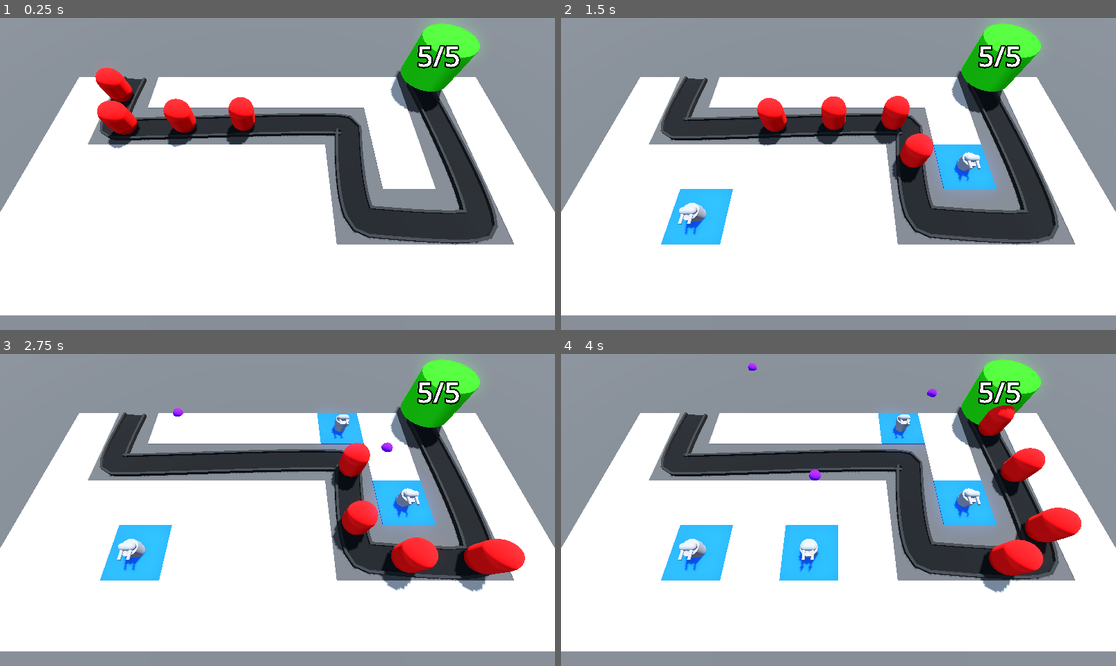
Above: before the commit, frames 1-4 (two rows, left to right).
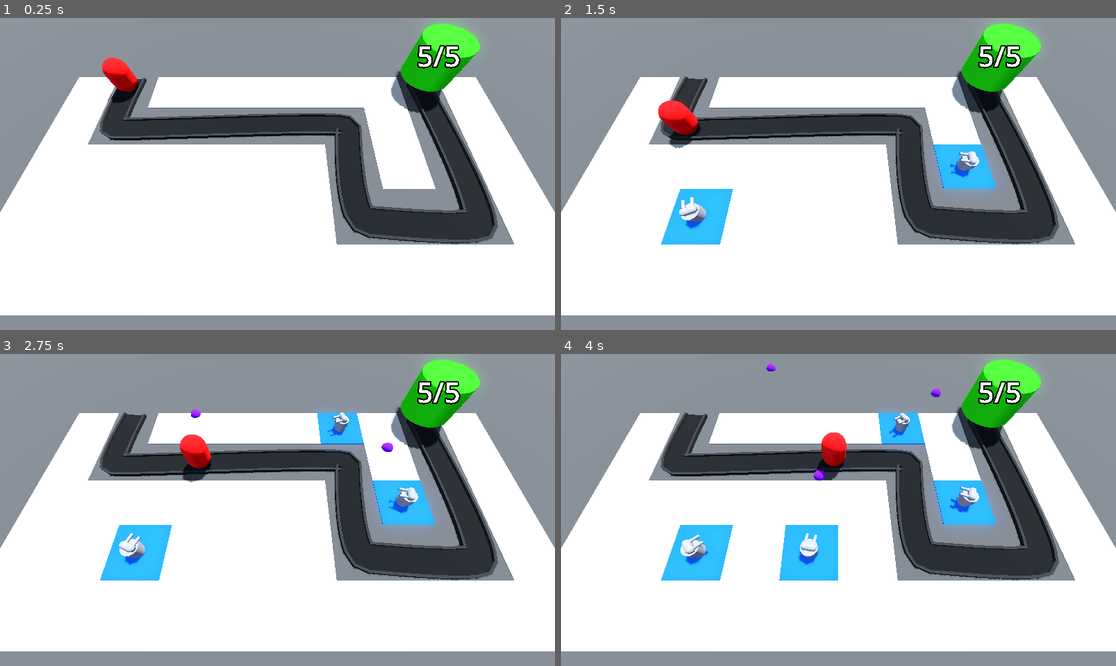
Above: after the commit, the same moments.

Repository: Z-Graham/Barbarian-Blaster
Game: Godot game, scene res://level/base_level.tscn
Two runs of this game, one before a commit and one after it. Both use one fixed random seed, a clock stepped at 60 frames per second and the inputs below.
Inputs (mouse positions are in pixels of both pictures, inside the frame that each line leads up to):
- Up to frame 1 (0.25 s): no input
- Up to frame 2 (1.5 s): move the mouse to (960, 158) at 0.52 s; press the mouse at (960, 158) at 0.53 s; move the mouse to (727, 189) at 1.27 s; release the mouse at (727, 189) at 1.28 s; click (727, 189) at 1.35 s
- Up to frame 3 (2.75 s): move the mouse to (333, 441) at 2.02 s; press the mouse at (333, 441) at 2.03 s
- Up to frame 4 (4 s): move the mouse to (810, 572) at 2.77 s; release the mouse at (810, 572) at 2.78 s; click (810, 572) at 2.85 s; move the mouse to (1005, 556) at 3.52 s; press the mouse at (1005, 556) at 3.53 s

The runs differ from the first frame. In frame 1, 2.7% of the frame differs, in the area x 17-46%, y 12-42%; in frame 2, 3.5%; in frame 3, 4.9%, in the area x 21-95%, y 17-77%; in frame 4, 4.6%.

Commit message:
turrets rotate

Diff:
--- a/Turret/turret.gd
+++ b/Turret/turret.gd
@@ -1,8 +1,13 @@
 extends Node3D
 
 var projectile=preload("res://Turret/projectile.tscn")
+var enemy_path:Path3D
 
+func _physics_process(delta: float) -> void:
+	var enemy= enemy_path.get_children().back()
+	look_at(enemy.global_position,Vector3.UP,true)
 func _on_timer_timeout() -> void:
+
 	var proj=projectile.instantiate()
 	add_child(proj)
 	proj.global_position=global_position
--- a/level/base_level.tscn
+++ b/level/base_level.tscn
@@ -121,27 +121,12 @@
 material = SubResource("StandardMaterial3D_jg2hv")
 
 [node name="enemy" parent="Path3D" instance=ExtResource("2_ep3f0")]
-transform = Transform3D(-0.9949194, 0, 0.09951445, 0, 0.99997133, 0, -0.099514216, 0, -0.9949217, -14.186174, 0, -7.7041078)
-speed = 10
-
-[node name="enemy2" parent="Path3D" instance=ExtResource("2_ep3f0")]
-transform = Transform3D(-0.9989739, 0, -0.042650122, 0, 0.9999711, 0, 0.042650122, 0, -0.9989739, -14.432553, 0, -2.712838)
-progress = 5.0
-speed = 10
-
-[node name="enemy3" parent="Path3D" instance=ExtResource("2_ep3f0")]
-transform = Transform3D(0.035560187, 0, -0.99924254, 0, 0.9999714, 0, 0.99924254, 0, 0.035560187, -10.366794, 0, -1.6102664)
-progress = 10.0
-speed = 10
-
-[node name="enemy4" parent="Path3D" instance=ExtResource("2_ep3f0")]
-transform = Transform3D(0.03916616, 0, -0.9991119, 0, 0.9999714, 0, 0.99911106, 0, 0.039166193, -5.3704963, 0, -1.8048315)
-progress = 15.0
-speed = 10
+transform = Transform3D(-0.9949253, 0, 0.09951493, 0, 0.99997175, 0, -0.09951481, 0, -0.9949265, -14.186174, 0, -7.7041078)
 
 [node name="Base" parent="." instance=ExtResource("3_ospef")]
 transform = Transform3D(1, 0, 0, 0, 1, 0, 0, 0, 1, 14.217003, 2.3711615, -7.5347147)
 
-[node name="TurretManager" type="Node3D" parent="."]
+[node name="TurretManager" type="Node3D" parent="." node_paths=PackedStringArray("enemy_path")]
 script = ExtResource("5_ode36")
 turret = ExtResource("6_7aaov")
+enemy_path = NodePath("../Path3D")
--- a/level/turret_manager.gd
+++ b/level/turret_manager.gd
@@ -2,8 +2,10 @@
 class_name TurretManager
 
 @export var turret:PackedScene
+@export var enemy_path:Path3D
 
 func build_turret(position:Vector3):
 	var new_turret=turret.instantiate()
 	add_child(new_turret)
 	new_turret.global_position=position
+	new_turret.enemy_path=enemy_path
